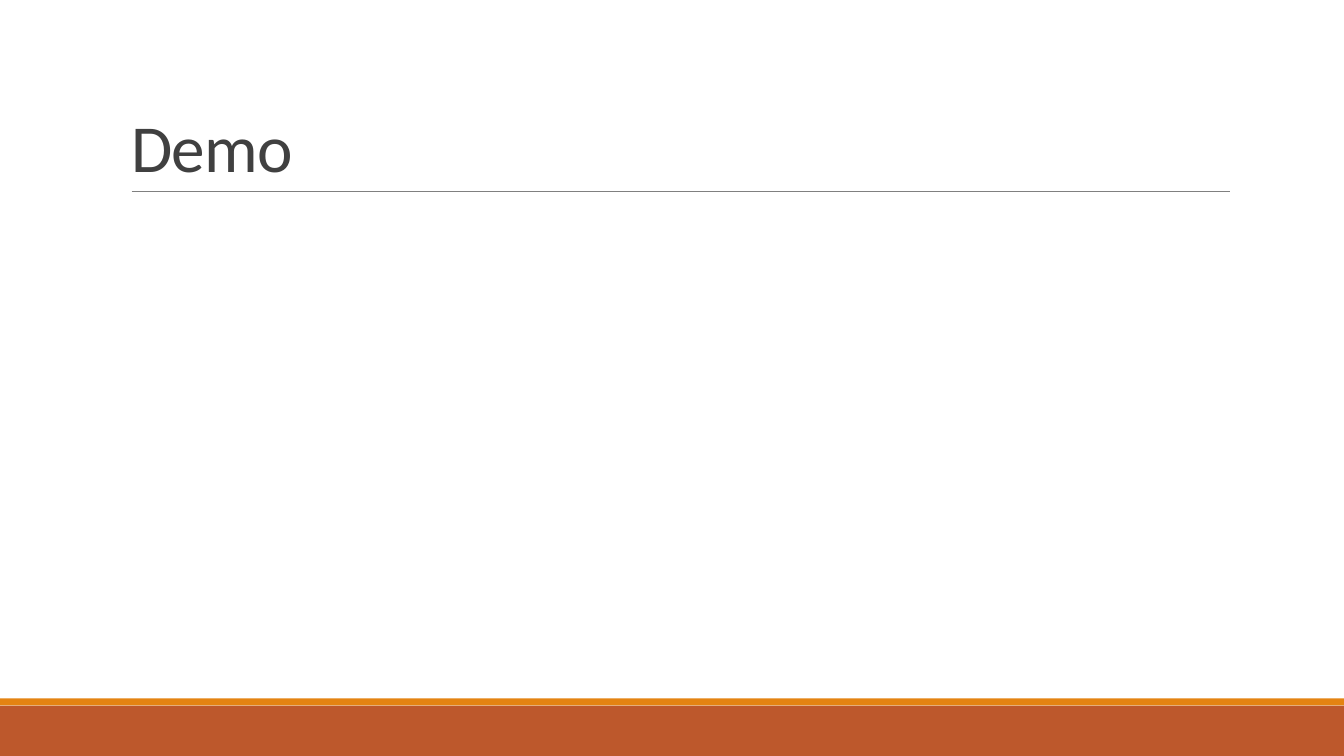
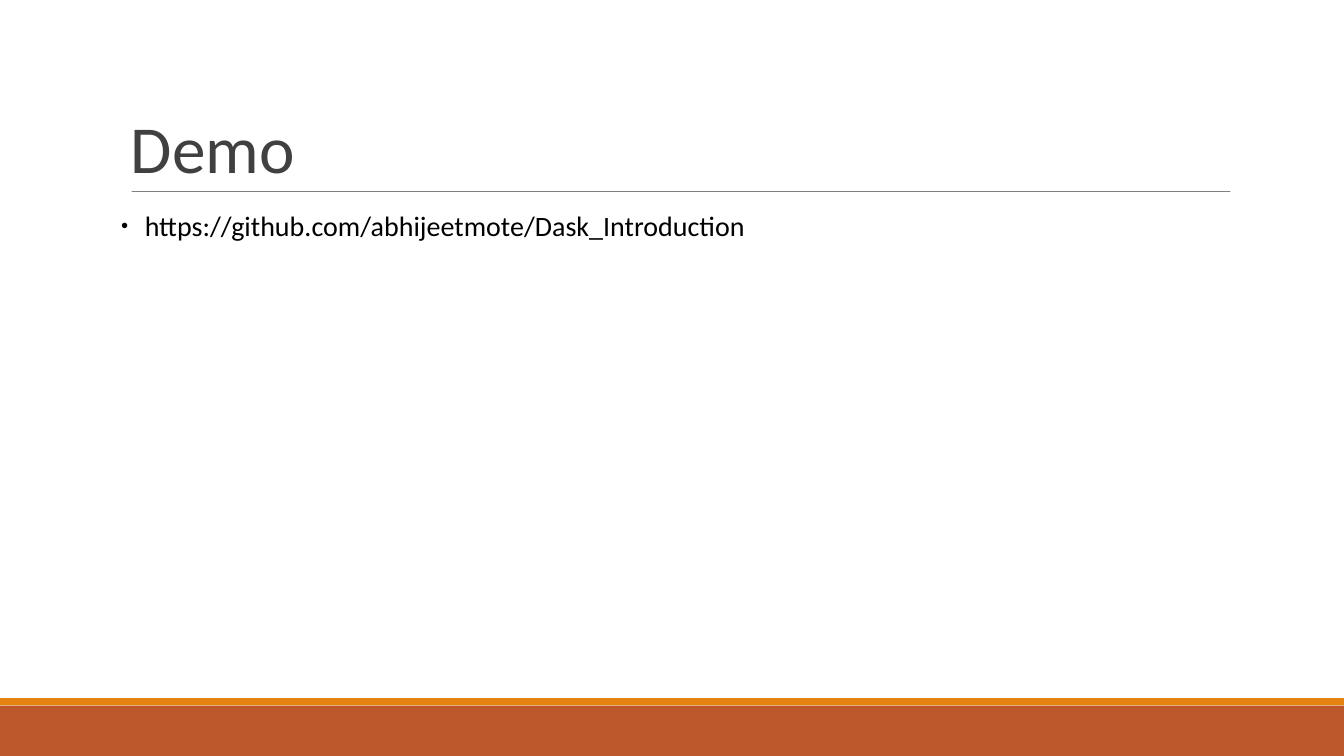
Before and after one commit to abhijeetmote/Dask_Introduction, a slide deck: slide 18 of Dask.pptx. Drawn at 1344x756 pixels with LibreOffice and Linux fonts; fonts in the diff are those of the drawing. Boxes give left, top, right and bottom in pixels: in the first picture for what was removed or moved away, otherwise in the second. Text is boxed around its words. In the diff, an @@ line names an element or a change of style, - is before the commit and + after.

Commit message:
Dask.pptx is updated

```diff
--- a/Dask.pptx
+++ b/Dask.pptx
@@ text "Demo" at box(131, 130, 295, 174): letter spacing -0.5 to 0 pt; line spacing 0.85 to 1 @@
@@ text added at box(145, 216, 745, 241), 20 pt, text #000000 @@
+● https://github.com/abhijeetmote/Dask_Introduction
```
Also in this commit, not shown: 18 other slides changed.
